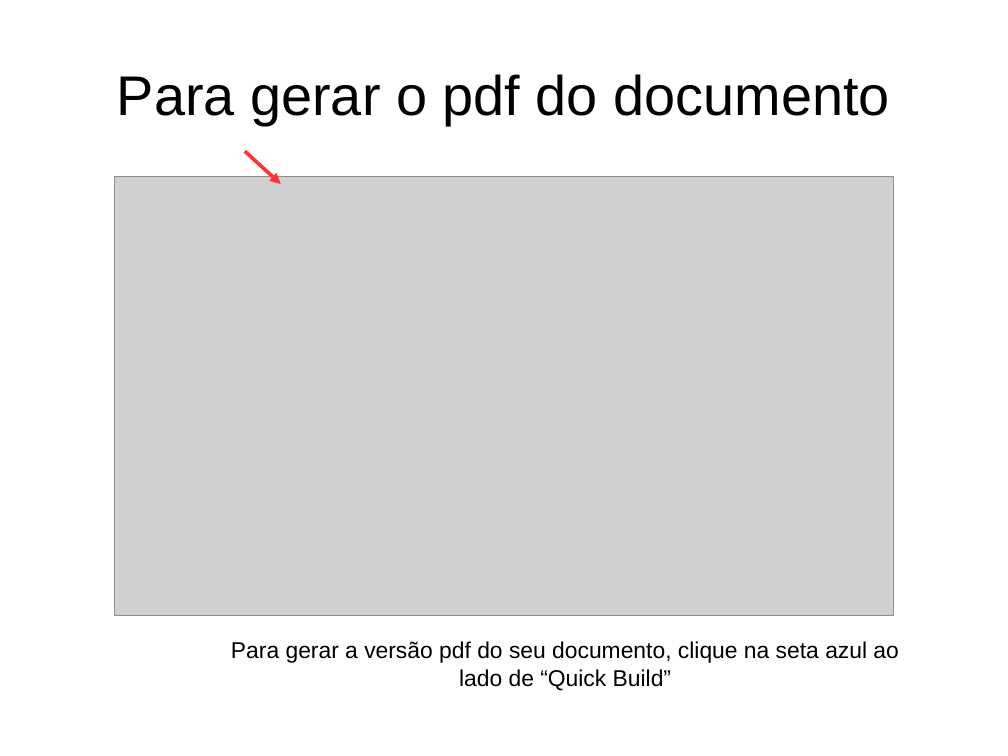
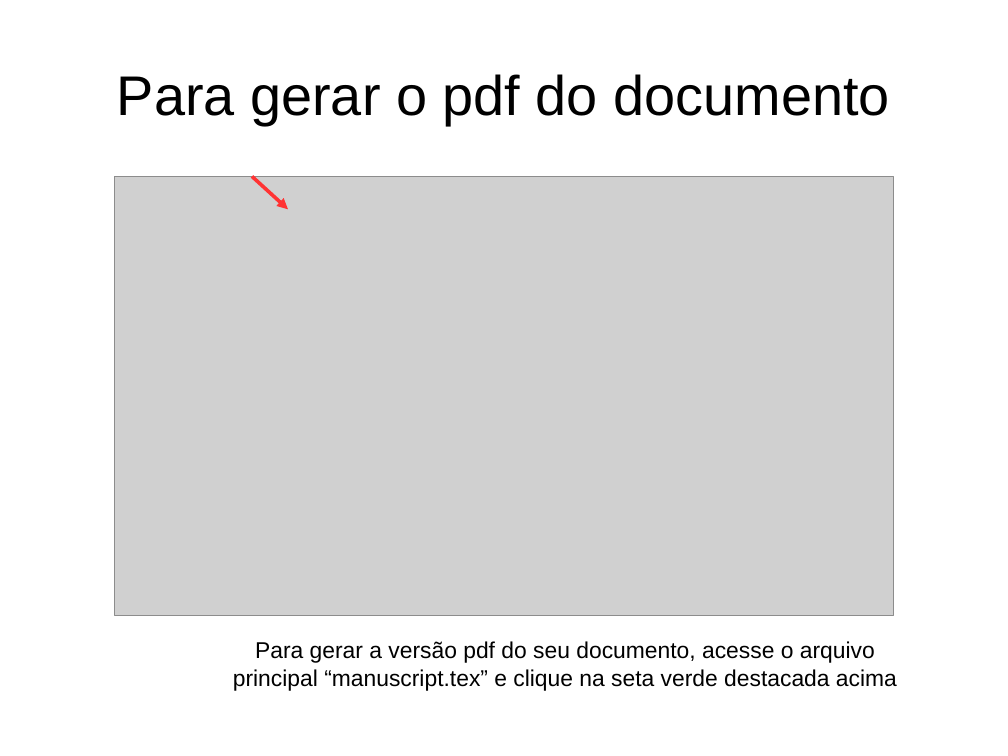
Before and after one commit to birocoles/Templates-geofisica-ON, a slide deck: slide 14 of Tutorial/tutorial_basico.odp (slide 16 before the commit). Drawn at 1008x756 pixels with LibreOffice and Linux fonts; fonts in the diff are those of the drawing; grey boxes stand for pictures. Boxes give left, top, right and bottom in pixels: in the first picture for what was removed or moved away, otherwise in the second. Text is boxed around its words. In the diff, an @@ line names an element or a change of style, - is before the commit and + after.

```diff
--- a/Tutorial/tutorial_basico.odp
+++ b/Tutorial/tutorial_basico.odp
@@ arrow moved from (245, 151) - (281, 184) to (252, 177) - (288, 209) @@
@@ text at (233, 641, 897, 691): text changed @@
-Para gerar a versão pdf do seu documento, clique na seta azul ao lado de “Quick Build”
+Para gerar a versão pdf do seu documento, acesse o arquivo principal “manuscript.tex” e clique na seta verde destacada acima
```
Also in this commit, not shown: 11 other slides changed, 1 slide added, 3 slides removed, 3 other files.
